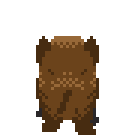
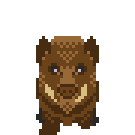
Before/after of a 135px x 135px layered artwork. What changed in the layer stack:
hid group "backWalk" (11 layers) over [36, 51, 99, 135]
showed group "frontWalk" (22 layers) over [36, 51, 99, 135]
added layer "Layer 11" in group "frontWalk" over [45, 84, 87, 102]
